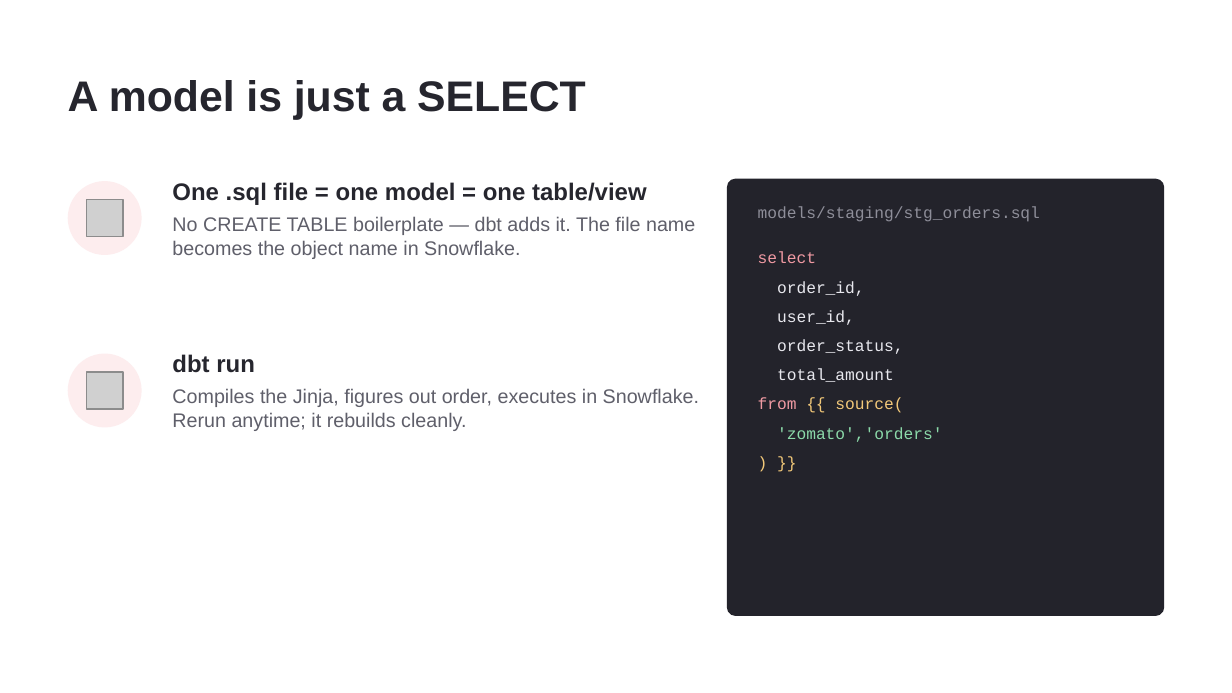
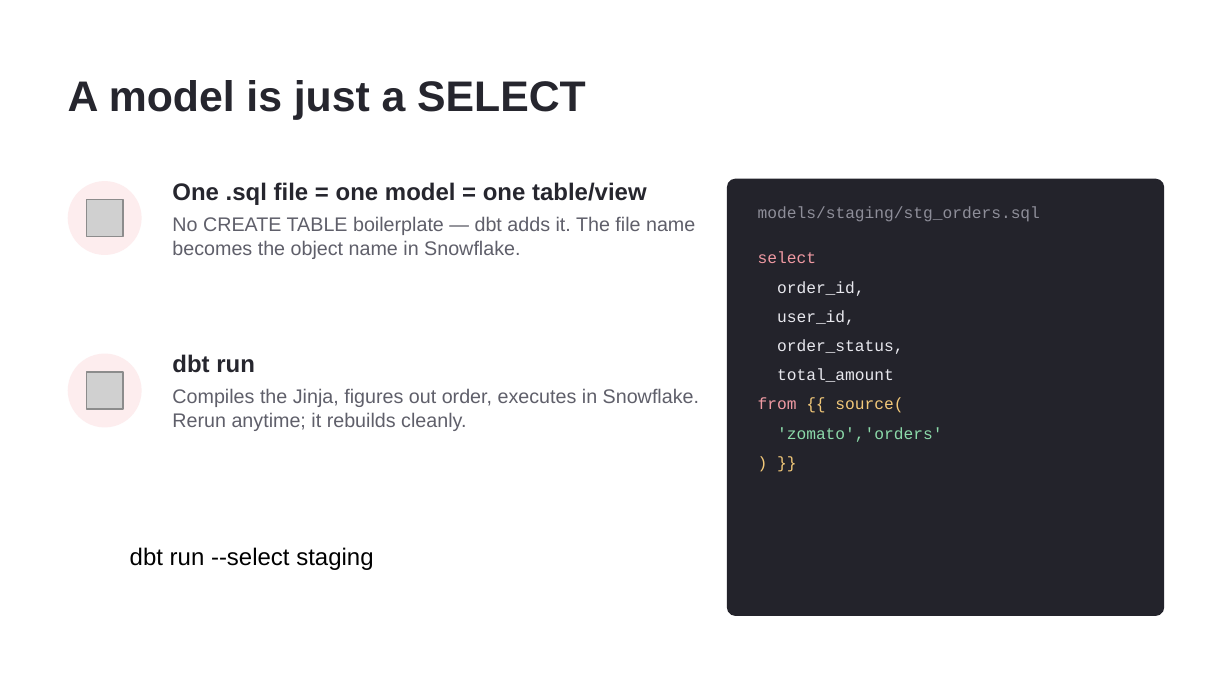
Before and after one commit to shahil04/ds_materials, a slide deck: slide 30 of data engineer project/zomato-ai-data-engineering-end-to-end-project-main/zomato-ai-data-engineering-curriculum.pptx (slide 28 before the commit). Drawn at 1232x693 pixels with LibreOffice and Linux fonts; fonts in the diff are those of the drawing; grey boxes stand for pictures. Boxes give left, top, right and bottom in pixels: in the first picture for what was removed or moved away, otherwise in the second. Text is boxed around its words. In the diff, an @@ line names an element or a change of style, - is before the commit and + after.

```diff
--- a/data engineer project/zomato-ai-data-engineering-end-to-end-project-main/zomato-ai-data-engineering-curriculum.pptx
+++ b/data engineer project/zomato-ai-data-engineering-end-to-end-project-main/zomato-ai-data-engineering-curriculum.pptx
@@ text added at (x1=130, y1=547, x2=373, y2=570), 14 pt, text #000000 @@
+dbt run --select staging
```
Also in this commit, not shown: 2 other slides changed, 8 slides added, 9 other files.
